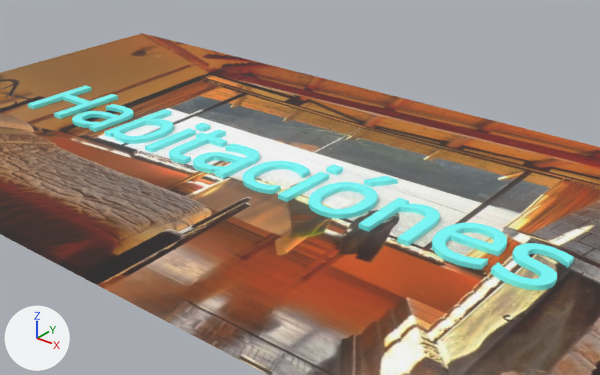
The FBX model Assets/Fotos/hosteria.fbx: old version first, new version second.
Camera for both pictures: a 50 mm camera at (0.0651, -0.0218, 0.0231) aimed at (0.0336, 0.0177, -0.0014). Arrows for +X, +Y and +Z are at lower left; the lights stay in place. Where no turn or scale is listed for an object, it has been applied to the vertices. Vertices at the same position are counted once.
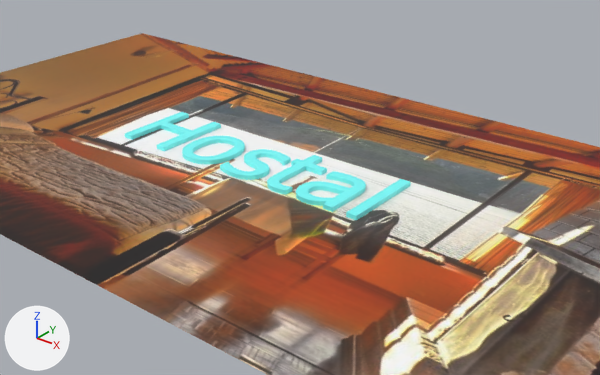
Pixel boxes (x1, y1, x2, y2) of what changed, in the pictures (600 x 375 px; the box of a moved part takes in the faces that stretch with it):
```json
{"object": "Mesh1", "change": "reshaped", "before": [28, 85, 574, 290], "after": [125, 112, 411, 220], "on screen": "48% narrower, 47% shorter"}
{"part": 1, "of": "me_mesh", "change": "moved or reshaped", "before": [490, 243, 574, 290], "after": [220, 149, 291, 180]}
{"part": 2, "of": "me_mesh", "change": "added", "after": [267, 155, 327, 195], "on screen": "cyan"}
{"part": 3, "of": "me_mesh", "change": "added", "after": [346, 179, 411, 220], "on screen": "cyan"}
{"part": 4, "of": "me_mesh", "change": "deleted", "before": [28, 85, 507, 270], "on screen": "cyan"}
{"part": 5, "of": "me_mesh", "change": "moved or reshaped", "before": [104, 109, 260, 179], "after": [125, 112, 245, 164]}
{"part": 6, "of": "me_mesh", "change": "moved or reshaped", "before": [278, 172, 377, 219], "after": [296, 171, 366, 212]}
```

The change, as JSON lines over the scene's bpy script:
```json
{"block": "me_mesh", "where": "# used by ob_mesh1; location = (0.0, 0.0, 0.0)"}
{"op": "remove", "block": "me_mesh", "code": "me_mesh.from_pydata(...)  # 960 vertices, 1880 faces; spans x 0.0095..0.0527, y 0.0132..0.0198, z 0.0..0.0003"}
{"op": "add", "block": "me_mesh", "code": "me_mesh.from_pydata(...)  # 446 vertices, 876 faces; spans x 0.0203..0.0407, y 0.0139..0.02, z 0.0..0.0003"}
{"block": "me_mesh", "change": "me_mesh part 1: the loose piece of 122 vertices spanning x 0.0496..0.0527, y 0.0132..0.0177, z 0.0..0.0003 is moved by (-0.0201, 0.0007, 0.0)"}
{"block": "me_mesh", "change": "me_mesh part 2: the loose piece of 60 vertices spanning x 0.0245..0.027, y 0.0133..0.0189, z 0.0..0.0003 is copied, and the copy is moved by (0.0083, 0.0007, 0.0); it spans x 0.0328..0.0354, y 0.0139..0.0195, z 0.0..0.0003"}
{"block": "me_mesh", "change": "me_mesh part 3: a new loose piece, a box spanning x 0.04003..0.04075, y 0.01402..0.01998, z 0.0..0.0003, in mat_h04_cool_tide (cyan #79ffff)"}
{"block": "me_mesh", "change": "me_mesh part 4: 8 loose pieces with 432 vertices, spanning x 0.0095..0.0491, y 0.0132..0.0198, z 0.0..0.0003, are deleted"}
{"block": "me_mesh", "change": "me_mesh part 5: 272 vertices removed from x 0.0188..0.0307, y 0.0132..0.0193, z 0.0..0.0003; 138 vertices added at x 0.0203..0.029, y 0.0139..0.0197, z 0.0..0.0003"}
{"block": "me_mesh", "change": "me_mesh part 6: 126 vertices removed from x 0.0353..0.0406, y 0.0132..0.0177, z 0.0..0.0003; 110 vertices added at x 0.0356..0.039, y 0.0139..0.0184, z 0.0..0.0003"}
```
